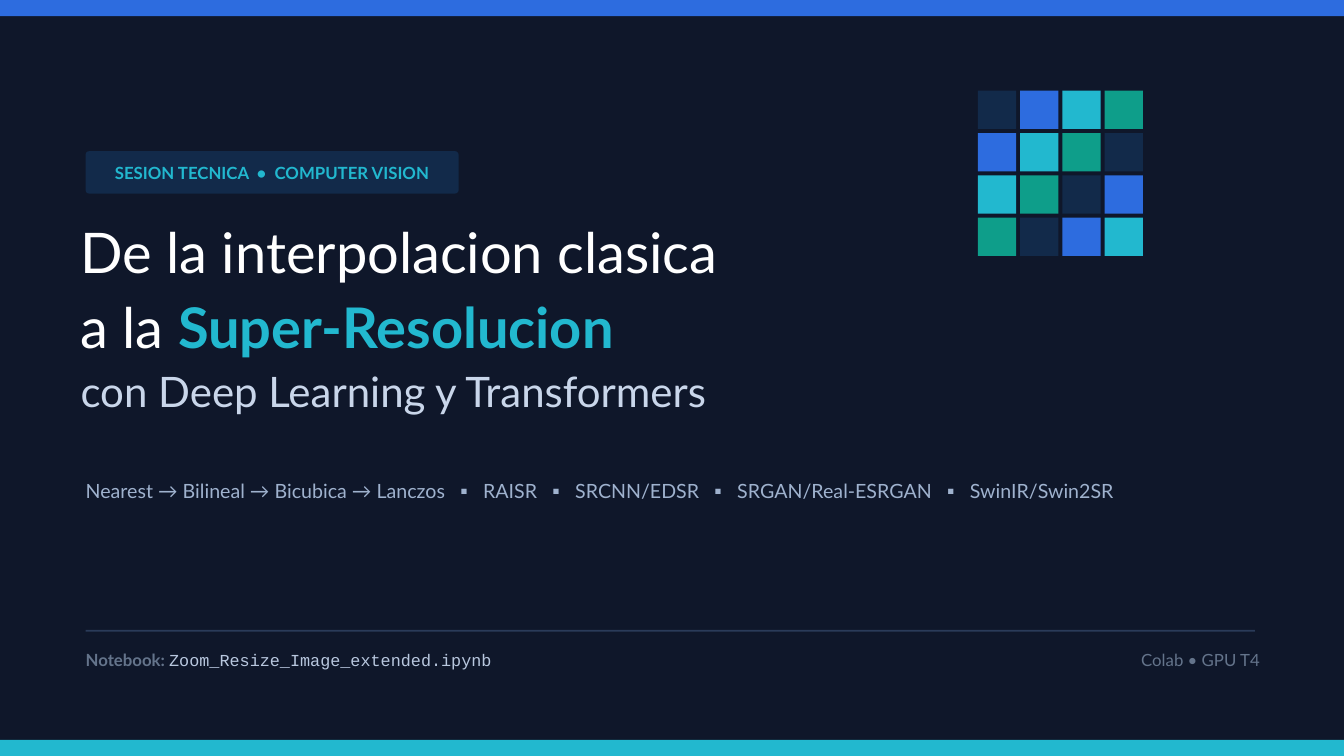
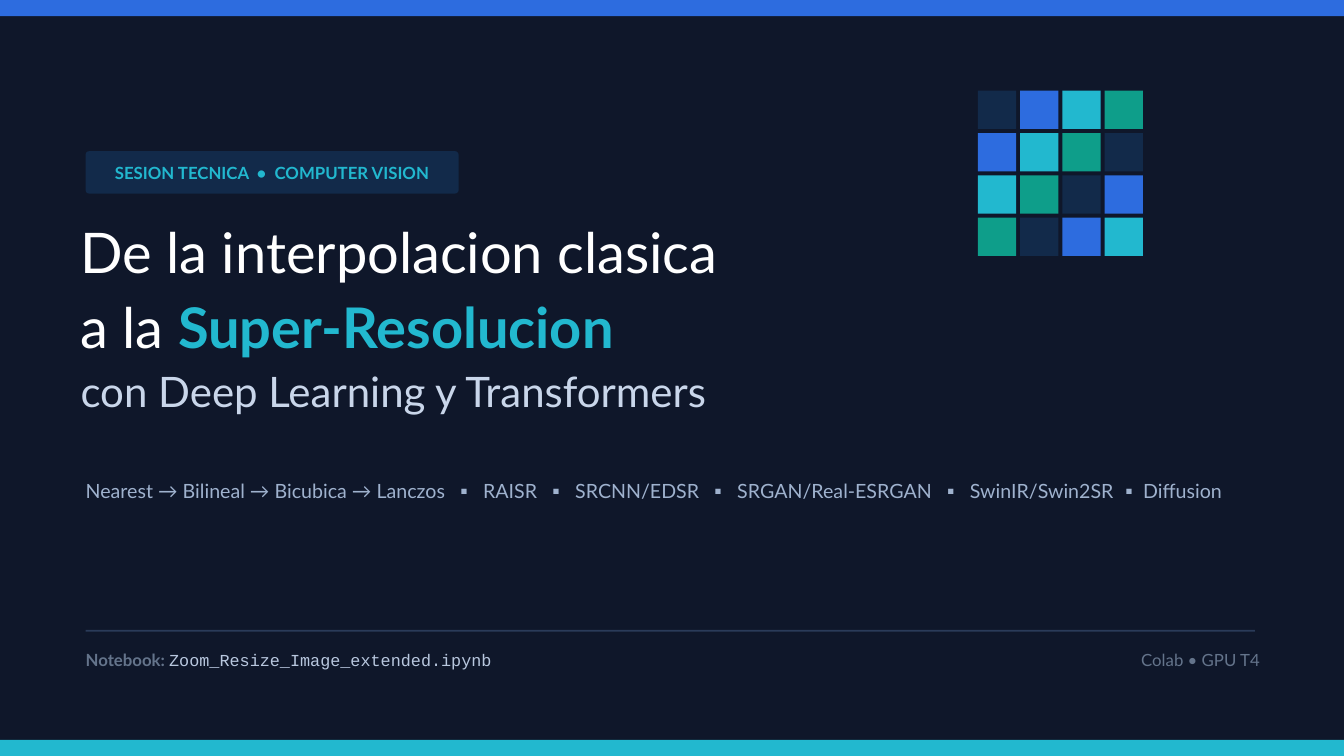
Before and after one commit to olonok69/LLM_Notebooks, a slide deck: slide 2 of image/operations/zoom/Super_Resolucion_Presentacion.pptx. Drawn at 1344x756 pixels with LibreOffice and Linux fonts; fonts in the diff are those of the drawing. Boxes give left, top, right and bottom in pixels: in the first picture for what was removed or moved away, otherwise in the second. Text is boxed around its words. In the diff, an @@ line names an element or a change of style, - is before the commit and + after.

```diff
--- a/image/operations/zoom/Super_Resolucion_Presentacion.pptx
+++ b/image/operations/zoom/Super_Resolucion_Presentacion.pptx
@@ text at <box>86,483,1222,499</box>: text changed @@
-Nearest → Bilineal → Bicubica → Lanczos ▪ RAISR ▪ SRCNN/EDSR ▪ SRGAN/Real-ESRGAN ▪ SwinIR/Swin2SR
+Nearest → Bilineal → Bicubica → Lanczos ▪ RAISR ▪ SRCNN/EDSR ▪ SRGAN/Real-ESRGAN ▪ SwinIR/Swin2SR ▪ Diffusion
```
Also in this commit, not shown: 2 other slides changed, 1 slide added, 1 other file.
